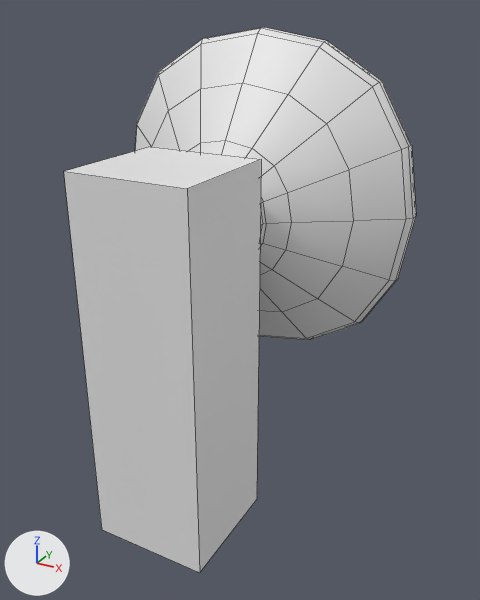
Two versions of the OBJ model OpenResearchEngine/Models/spotlight.obj, one commit apart.
Rendered twice from a 50 mm camera at (3.77, -5.05, 1.71) aimed at (0.99, 0.0, -0.81). Every picture has the same lights, and +X, +Y and +Z are marked at lower left. Mesh edges are drawn as thin lines. Where no turn or scale is listed for an object, it has been applied to the vertices.

Objects in the first picture: 'spotlight'.
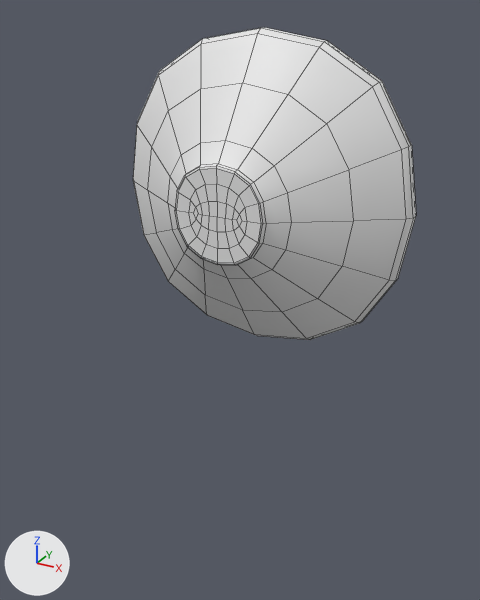
The newer file is also turned or shifted as a whole; pictures and numbers use the older file's frame.

What differs and where, as boxes (x1, y1, x2, y2) in the pictures (480 x 600 px):
```json
{"object": "spotlight", "change": "reshaped", "before": [64, 27, 416, 573], "after": [133, 27, 416, 340], "on screen": "20% narrower, 43% shorter"}
{"part": 1, "of": "me_spotlight", "change": "deleted", "before": [64, 147, 261, 573]}
{"part": 2, "of": "me_spotlight", "change": "built on", "before": [260, 215, 263, 237], "after": [175, 166, 263, 265]}
```

Edits to the scene script, one JSON object a line:
```json
{"block": "me_spotlight", "where": "# used by ob_spotlight; location = (0.0, 0.0, 0.0)"}
{"op": "remove", "block": "me_spotlight", "code": "me_spotlight.from_pydata(...)  # 273 vertices, 258 faces; spans x -0.73..2.36, y -1.4..1.4, z -2.79..1.55"}
{"op": "add", "block": "me_spotlight", "code": "me_spotlight.from_pydata(...)  # 304 vertices, 298 faces; spans x -0.73..2.36, y -0.11..1.4, z -1.55..1.55"}
{"block": "me_spotlight", "change": "me_spotlight part 1: the loose piece of 8 vertices spanning x 0.27..1.36, y -1.4..-0.32, z -2.79..0.61 is deleted"}
{"block": "me_spotlight", "change": "me_spotlight part 2"}
{"block": "me_spotlight", "change": "16 vertices are removed from x 0.38..1.25, y -0.78, z -0.44..0.44"}
{"block": "me_spotlight", "change": "16 faces are deleted"}
{"block": "me_spotlight", "change": "55 vertices are added at x 0.38..1.25, y -0.11, z -0.44..0.44"}
{"block": "me_spotlight", "change": "62 new faces join them"}
```
